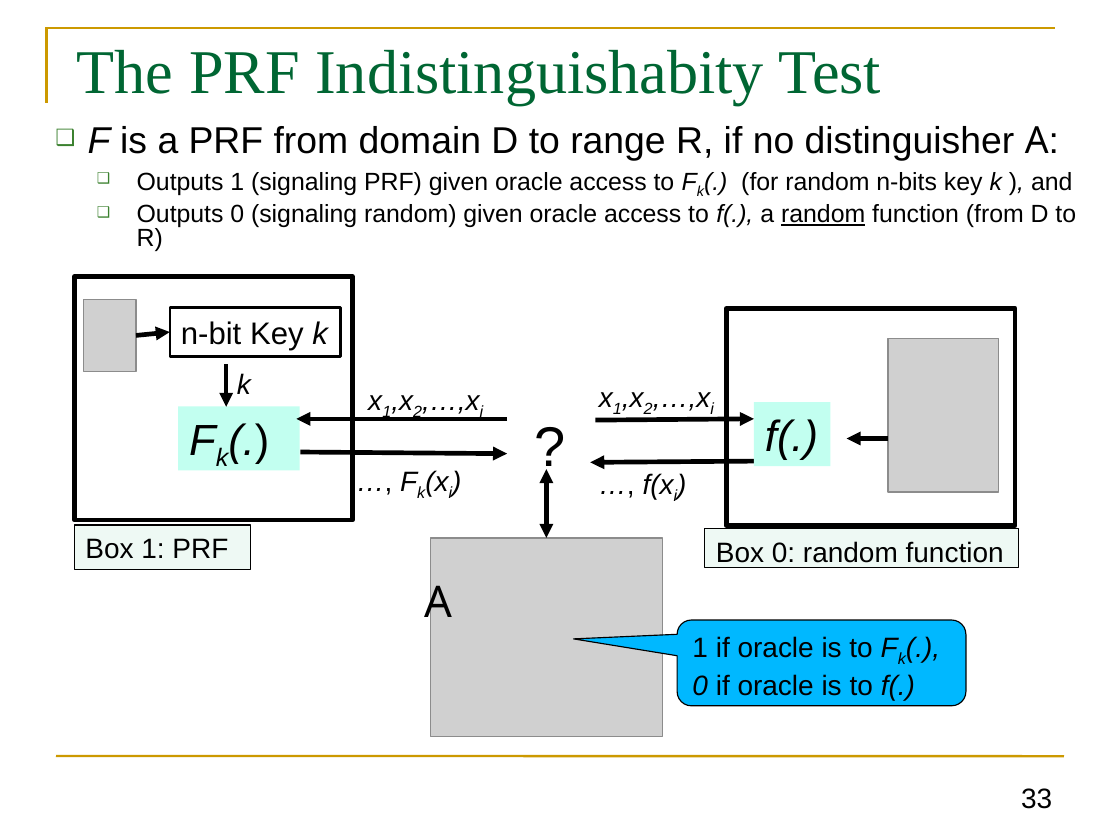
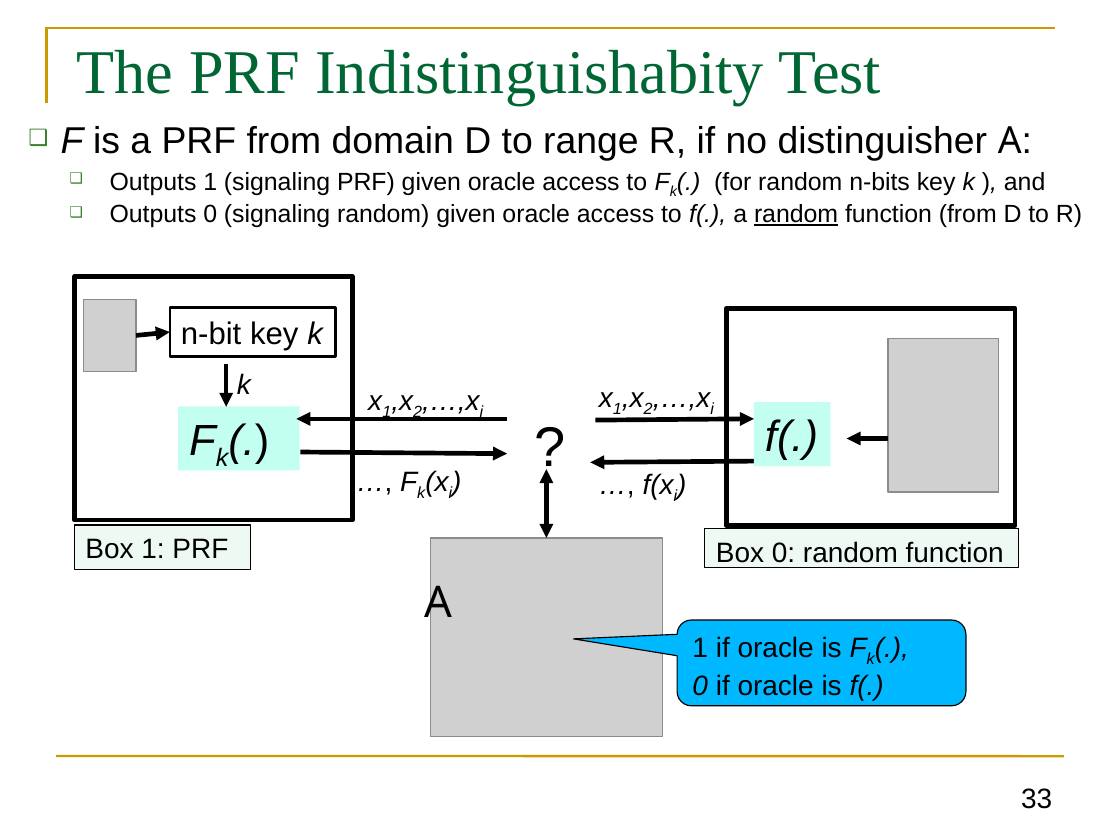
Before and after one commit to GhadaAlmashaqbeh/GhadaAlmashaqbeh.github.io, a slide deck: slide 33 of courses/cse3400-f2026/lecture3.pptx. Drawn at 1120x840 pixels with LibreOffice and Linux fonts; fonts in the diff are those of the drawing; grey boxes stand for pictures. Boxes give left, top, right and bottom in pixels: in the first picture for what was removed or moved away, otherwise in the second. Text is boxed around its words. In the diff, an @@ line names an element or a change of style, - is before the commit and + after.

```diff
--- a/courses/cse3400-f2026/lecture3.pptx
+++ b/courses/cse3400-f2026/lecture3.pptx
@@ text "F is a PRF from ..." rewrapped from bbox=[88, 126, 1076, 251] to bbox=[61, 126, 1082, 227] @@
@@ rectangle "n-bit key k": place and size @@
-rectangle "n-bit key k" at bbox=[170, 308, 342, 357]
+rectangle "n-bit key k" at bbox=[170, 308, 336, 357]
@@ text in rectangle at bbox=[181, 321, 323, 350]: text changed @@
-n-bit Key k
+n-bit key k
@@ text in rounded speech box at bbox=[692, 636, 884, 701]: text changed @@
-1 if oracle is to Fk(.),
-0 if oracle is to f(.)
+1 if oracle is Fk(.),
+0 if oracle is f(.)
```
Also in this commit, not shown: 19 other slides changed, 5 other files.
